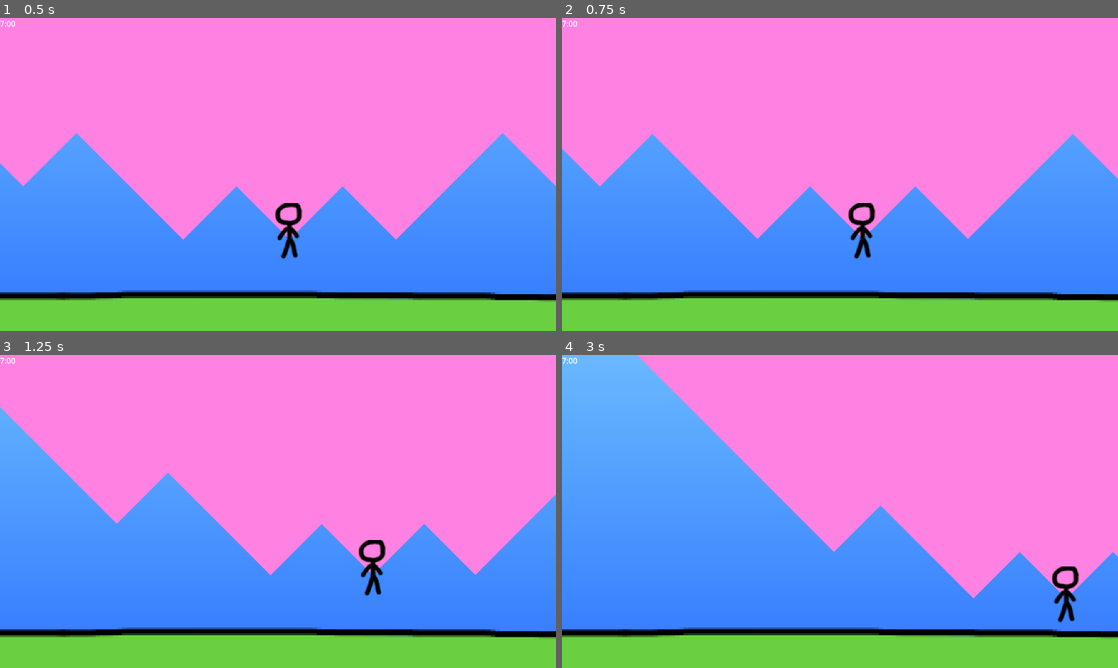
Above: before the commit, frames 1-4 (two rows, left to right).
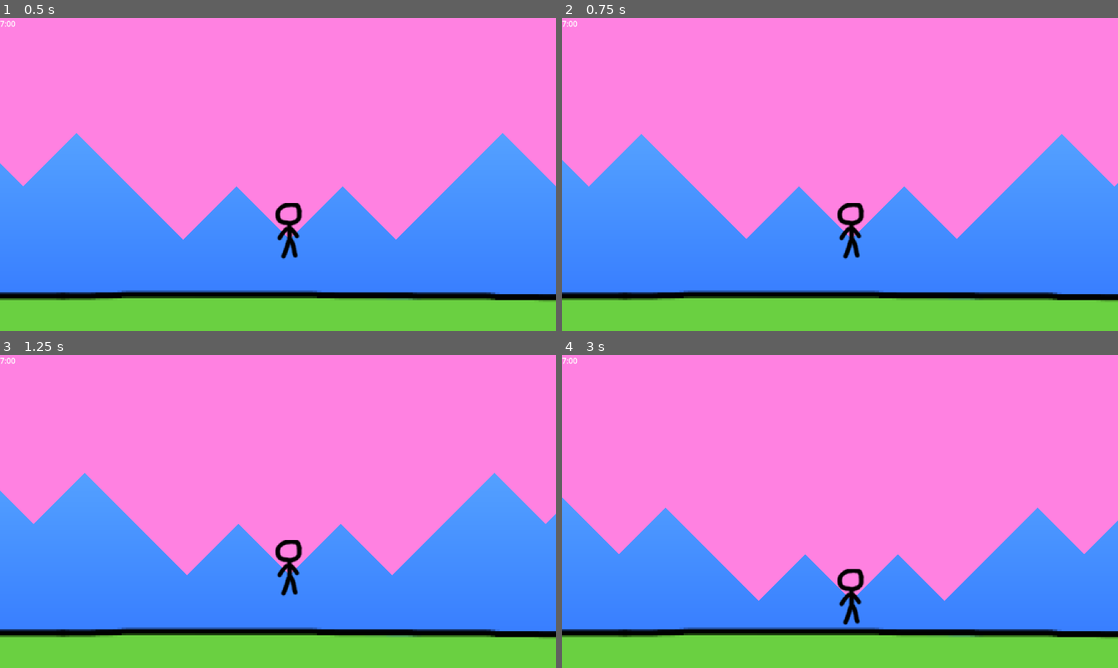
Above: after the commit, the same moments.

Repository: eagle-eye-scouter/GGJ_BubbleBlowing
Game: Godot game, scene res://src/scroll_world.tscn
Two runs of this game, one before a commit and one after it. Both use one fixed random seed, a clock stepped at 60 frames per second and the inputs below.
Inputs:
- Up to frame 1 (0.5 s): no input
- Up to frame 2 (0.75 s): tap Enter at 0.5 s; hold D (player_right) from 0.53 s (still down); hold Space (player_breath) from 0.53 s (still down)
- Up to frame 3 (1.25 s): keep holding D (player_right); keep holding Space (player_breath)
- Up to frame 4 (3 s): release D (player_right) at 1.28 s; release Space (player_breath) at 1.28 s; hold S (player_down) 1.28-2.03 s; tap Space (player_breath) at 1.35, 2.85 s; hold D (player_right) 2.03-2.78 s; hold Space (player_breath) 2.03-2.78 s; hold W (player_up) from 2.78 s (still down)

Frame 1 is identical in both runs. In frame 2, 4.0% of the frame differs, in the area x 0-100%, y 36-78%; in frame 3, 12%; in frame 4, 26%, in the area x 0-100%, y 0-87%.
Error after the commit: Invalid access to property or key 'volume' on a base object of type 'Node2D (GumBubble)'. (res://src/player.gd:32)

Commit message:
Update player
Add references to bubble, sprite, and update death animation

Diff:
--- a/src/player.gd
+++ b/src/player.gd
@@ -7,12 +7,14 @@
 const HORI_SPEED_MAX : float = 2000
 const VERT_SPEED_MAX : float = 2000
 const SPEED_MAX := Vector2(HORI_SPEED_MAX, VERT_SPEED_MAX)
-const INFLATE_SPEED : float = 90.0
-const DEFLATE_SPEED : float = 45.0
+const INFLATE_SPEED : float = 0.5
+#const DEFLATE_SPEED : float = 45.0
 const DECELLERATION : float = 0.90
 const DECCELERATION_RATE := Vector2(DECELLERATION, DECELLERATION)
 
 var state := State.ALIVE
+@onready var bubble : GumBubble = $Bubble
+@onready var sprite : Sprite2D = $Sprite
 
 enum State {
 	ALIVE,
@@ -26,15 +28,13 @@
 
 # Called every frame. 'delta' is the elapsed time since the previous frame.
 func _process(delta: float) -> void:
-
+	if Input.is_action_pressed("player_breath"):
+		bubble.volume += INFLATE_SPEED
 	match state:
 		State.DEAD:
 			_handle_death_animation(delta)
 		_:
 			_handle_movement(delta)
-
-
-	pass
 
 
 func _handle_movement(delta: float) -> void:
@@ -57,10 +57,10 @@
 
 	var bubble_prior_position = $Bubble.global_position
 
-	## Push self downwards
-	self.add_constant_force(Vector2(0,1))
+	linear_velocity = Vector2.ZERO
 
-	#$Bubble.global_position = bubble_prior_position + delta
+	sprite.position += Vector2(0, 3*delta)
+	sprite.position += Vector2(0, bubble.inflation*delta)
 
 	pass
 
--- a/src/player.tscn
+++ b/src/player.tscn
@@ -16,7 +16,7 @@
 [node name="Bubble" parent="." instance=ExtResource("2_2mrk3")]
 position = Vector2(0, -58)
 
-[node name="Icon" type="Sprite2D" parent="."]
+[node name="Sprite" type="Sprite2D" parent="."]
 position = Vector2(0, 6)
 scale = Vector2(2, 2)
 texture = ExtResource("3_x0pwf")
